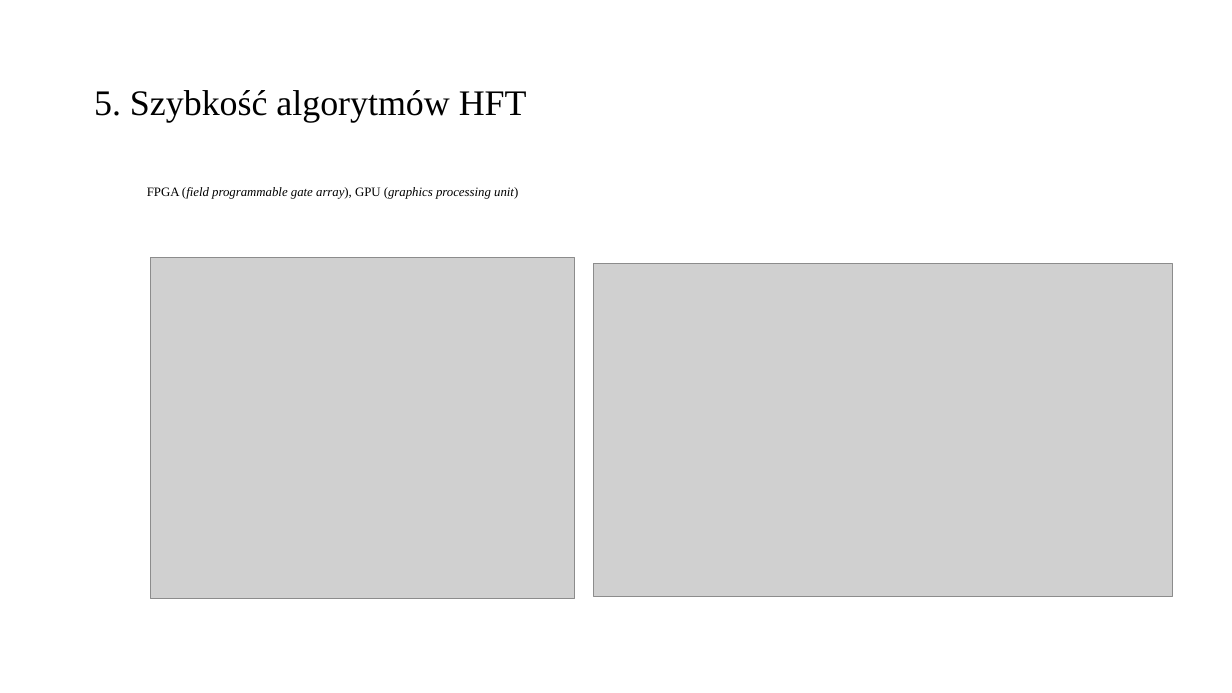
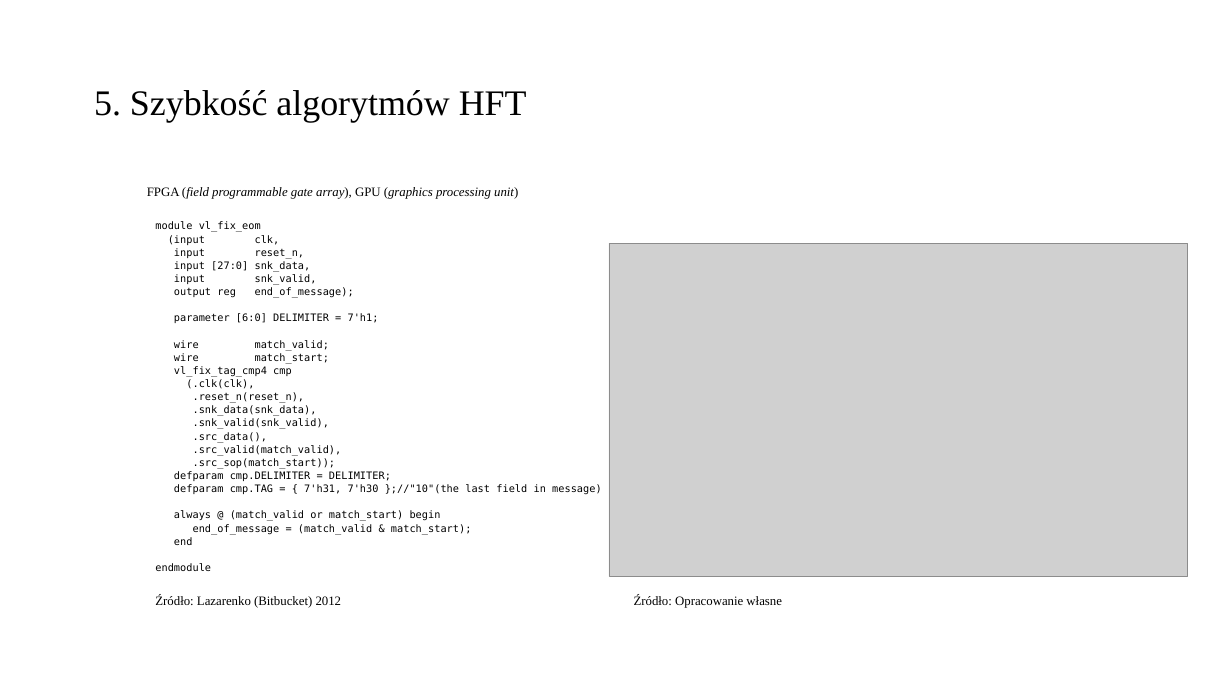
Before and after one commit to yangyutu/books, a slide deck: slide 8 of masters_defense/gregor75663mgr.pptx. Drawn at 1232x693 pixels with LibreOffice and Linux fonts; fonts in the diff are those of the drawing; grey boxes stand for pictures. Boxes give left, top, right and bottom in pixels: in the first picture for what was removed or moved away, otherwise in the second. Text is boxed around its words. In the diff, an @@ line names an element or a change of style, - is before the commit and + after.

```diff
--- a/masters_defense/gregor75663mgr.pptx
+++ b/masters_defense/gregor75663mgr.pptx
@@ text added at [155, 221, 602, 571], 8 pt, text #000000 @@
+module vl_fix_eom
+(input clk,
+input reset_n,
+input [27:0] snk_data,
+input snk_valid,
+output reg end_of_message);
+parameter [6:0] DELIMITER = 7'h1;
+wire match_valid;
+wire match_start;
+vl_fix_tag_cmp4 cmp
+(.clk(clk),
+.reset_n(reset_n),
+.snk_data(snk_data),
+.snk_valid(snk_valid),
+.src_data(),
+.src_valid(match_valid),
+.src_sop(match_start));
+defparam cmp.DELIMITER = DELIMITER;
+defparam cmp.TAG = { 7'h31, 7'h30 };//"10"(the last field in message)
+always @ (match_valid or match_start) begin
+end_of_message = (match_valid & match_start);
+end
+endmodule
@@ picture removed at [151, 257, 575, 599] @@
@@ picture: place and size @@
-picture at [593, 263, 1173, 597]
+picture at [609, 243, 1189, 577]
@@ text added at [155, 595, 342, 608], 10 pt, text #000000 @@
+Źródło: Lazarenko (Bitbucket) 2012
@@ text added at [634, 595, 782, 608], 10 pt, text #000000 @@
+Źródło: Opracowanie własne
```
Also in this commit, not shown: 4 other slides changed, 4 slides added, 4 other files.
